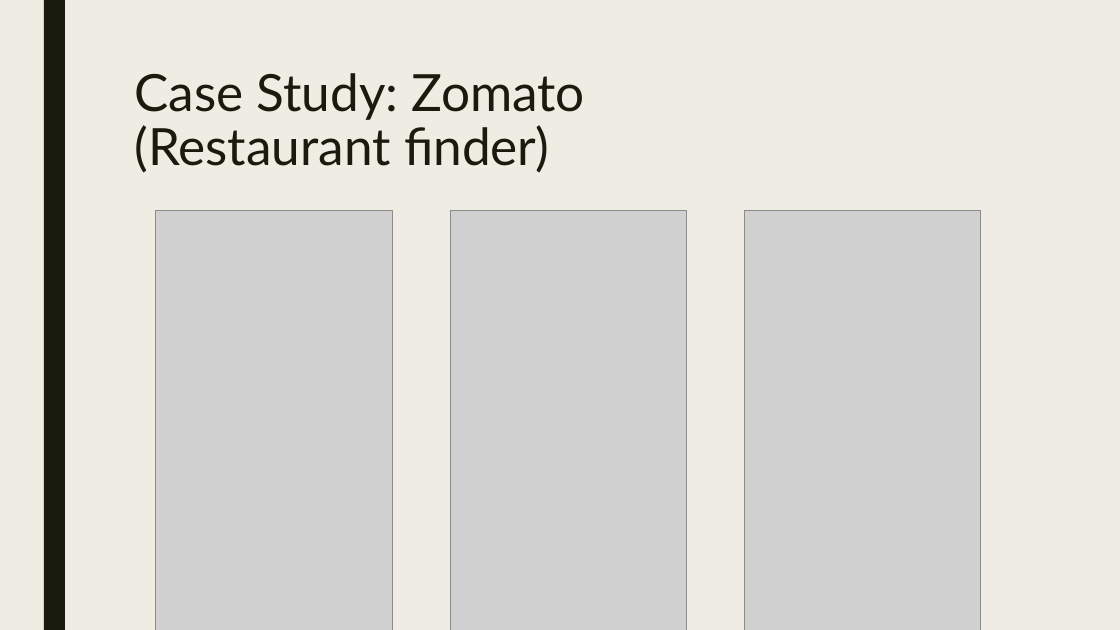
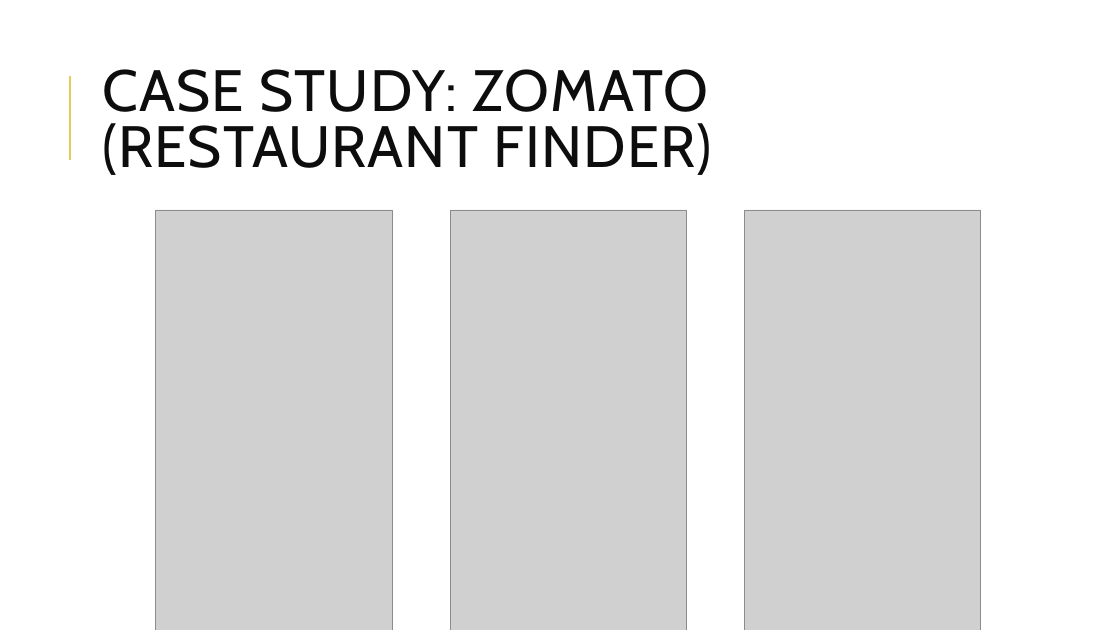
Before and after one commit to bogas04/MVP-Generator, a slide deck: slide 5 of docs/Final/Presentation.pptx (slide 4 before the commit). Drawn at 1120x630 pixels with LibreOffice and Linux fonts; fonts in the diff are those of the drawing; grey boxes stand for pictures. Boxes give left, top, right and bottom in pixels: in the first picture for what was removed or moved away, otherwise in the second. Text is boxed around its words. In the diff, an @@ line names an element or a change of style, - is before the commit and + after.

```diff
--- a/docs/Final/Presentation.pptx
+++ b/docs/Final/Presentation.pptx
@@ background #EFEDE3 to #FFFFFF @@
@@ rectangle removed at (44, 0, 65, 630) @@
@@ title "CASE STUDY: ZOMATO (RESTAURANT FINDER)" at (102, 69, 712, 175): vertical alignment top to middle @@
@@ line added from (70, 160) to (70, 76), #E3CC5A 1.5 pt @@
@@ title at (102, 69, 712, 175): text changed; size 44 to 50 pt; font Lato to Cabin; text colour #191B0E to #0D0D0D @@
-Case Study: Zomato
-(Restaurant finder)
+CASE STUDY: ZOMATO
+(RESTAURANT FINDER)
```
Also in this commit, not shown: 13 other slides changed, 17 slides added, 13 slides removed, 1 other file.
